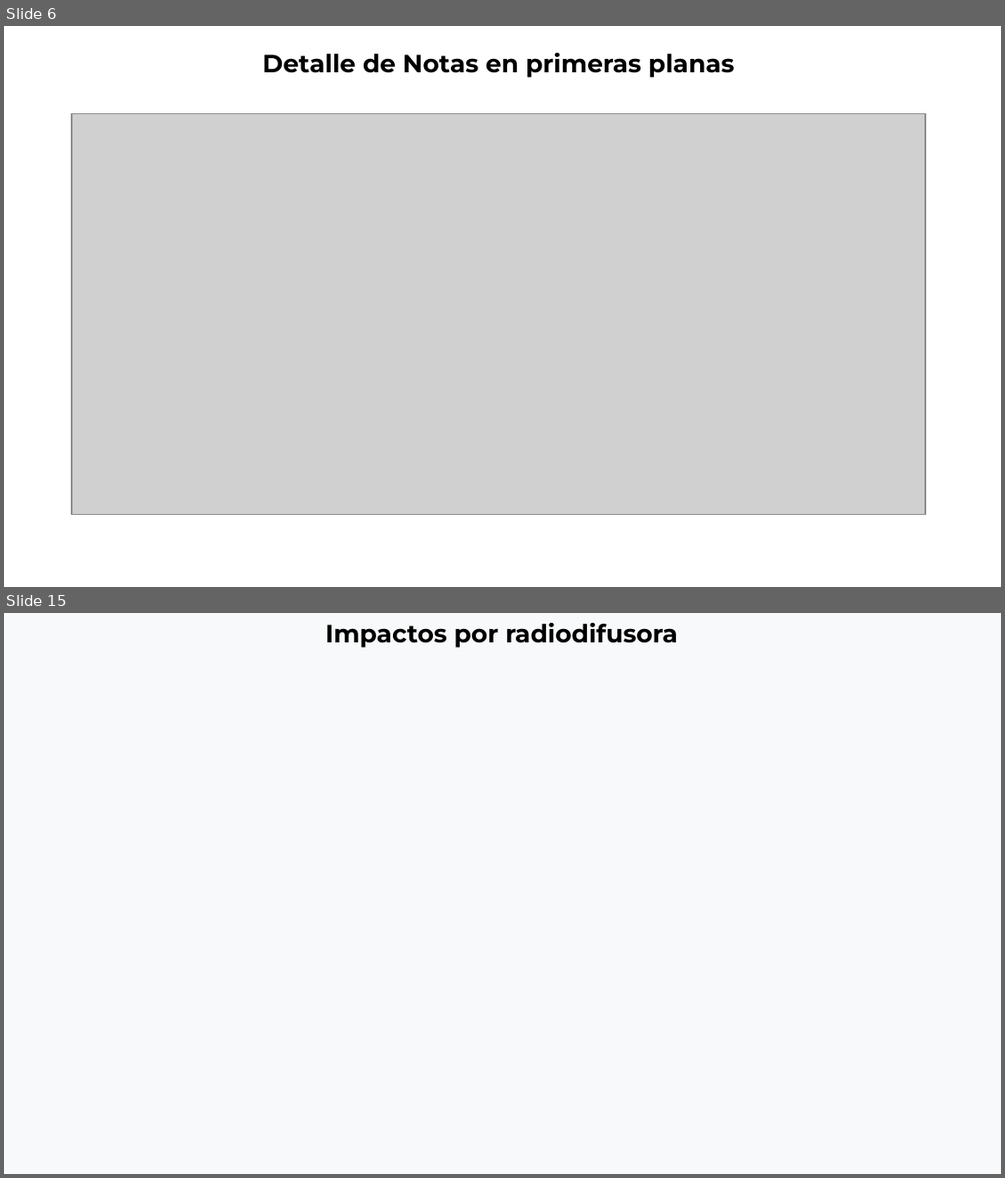
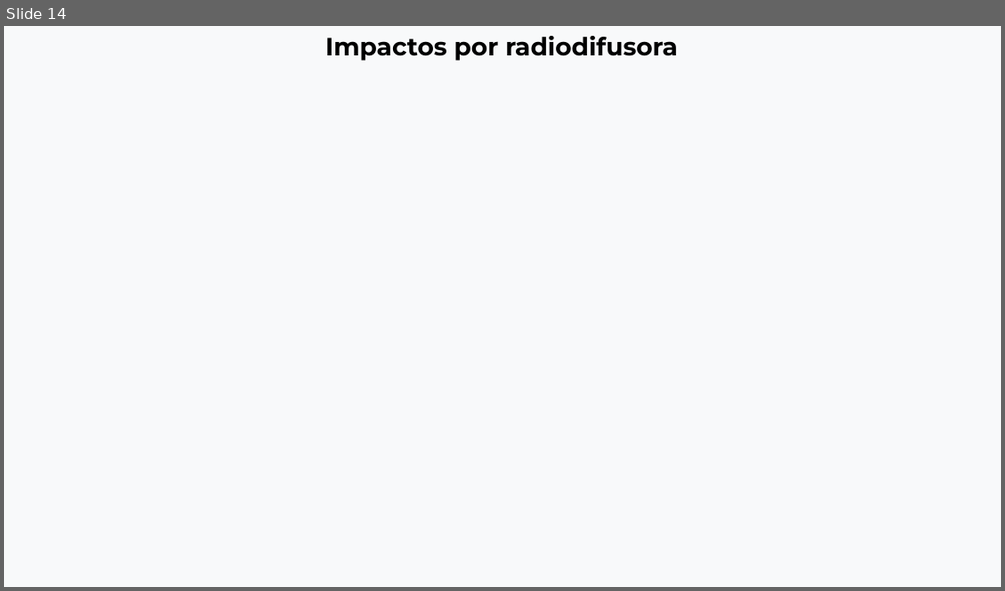
Before and after one commit to thelonious9/Reporteportadas, a slide deck: Reporte 121126.pptx. Shown one above the other, each under a label of ours: slides 6 and 15 before the commit, slide 14 after it; the slides between them are not shown. The pictures are 1005x1178 and 1005x591 pixels, drawn with LibreOffice and Linux fonts; fonts in the diff are those of the drawing; grey boxes stand for pictures; background and template pictures are left out. Boxes give left, top, right and bottom in pixels: in the first picture for what was removed or moved away, otherwise in the second. Text is boxed around its words. In the diff, an @@ line names an element or a change of style, - is before the commit and + after.

```diff
--- a/Reporte 121126.pptx
+++ b/Reporte 121126.pptx
@@ slide 6 removed at (4, 26, 1001, 587), background #FFFFFF @@
@@ text removed at (262, 53, 734, 78) @@
-Detalle de Notas en primeras planas
@@ picture removed at (72, 114, 925, 515) @@
@@ what was slide 15 is now slide 14 @@
```
Also in this commit, not shown: 14 slides changed, 1 other file.
